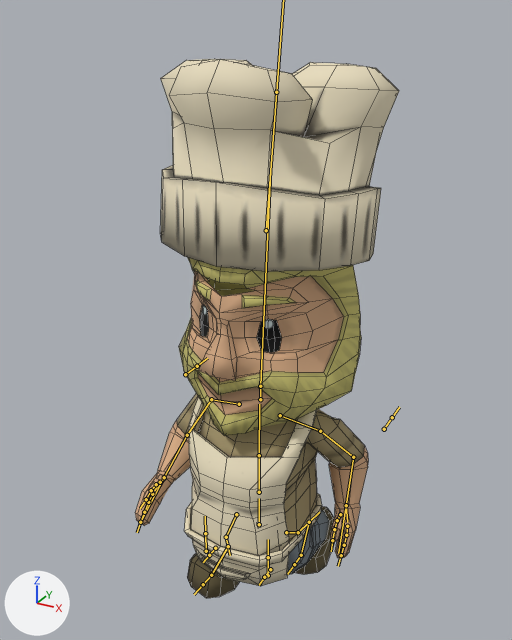
Two versions of the FBX model Assets/Fbx/minichef.fbx, one commit apart.
One viewpoint serves both versions: a 50 mm lens placed at (3.3, -6.08, 6.4), pointed at (-0.05, 0.01, 3.36). The axes (+X, +Y, +Z) are drawn at lower left. The lights are the same throughout. Both versions are drawn at frame 1 of the action 'metarig|PoseLib'; the numbers are the values there. The bones that bend it are drawn over the model as lines. Mesh edges are drawn as thin lines.

The first picture shows 'Emilio', 'Emilio.001', 'Emilio.002'.
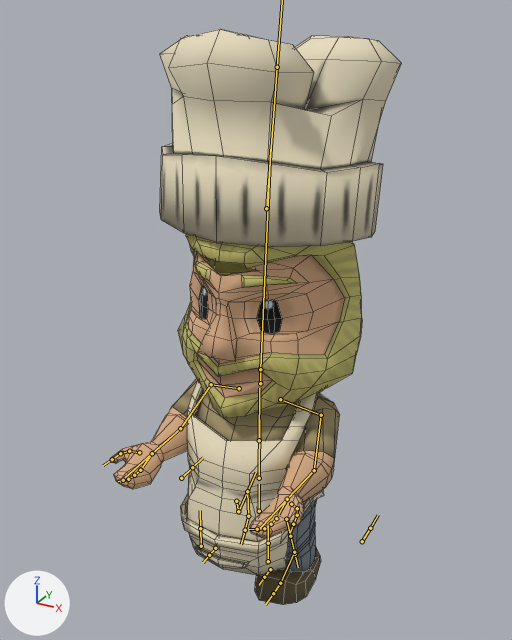
Where the change shows, as pixel boxes (x1, y1, x2, y2) in the pictures (512 x 640 px):
'Emilio', posed (11% wider, 7% taller)
    before: (135, 59, 399, 598)
    after: (110, 29, 402, 605)
'Emilio.001', posed
    before: (189, 397, 318, 586)
    after: (187, 381, 323, 575)
'Emilio.002', no longer drawn (beige)
    before: (185, 493, 322, 567)
'cinturon', now drawn (beige)
    after: (181, 490, 324, 554)
bone 'Pelvis', root to tip
    before: (259, 524) to (259, 498)
    after: (259, 511) to (259, 484)
bone 'Arm2.L', root to tip
    before: (320, 431) to (353, 457)
    after: (321, 415) to (314, 470)
bone 'Arm3.L', root to tip
    before: (353, 457) to (346, 505)
    after: (314, 470) to (287, 499)
bone 'Arm2.R', root to tip
    before: (211, 399) to (187, 435)
    after: (211, 384) to (180, 428)
bone 'Arm3.R', root to tip
    before: (187, 435) to (164, 477)
    after: (180, 428) to (152, 453)
bone 'Delantal.R', root to tip
    before: (206, 551) to (205, 533)
    after: (201, 546) to (200, 528)
bone 'Leg1.L', root to tip
    before: (286, 532) to (298, 532)
    after: (286, 519) to (290, 536)
bone 'Leg2.L', root to tip
    before: (298, 532) to (309, 522)
    after: (290, 536) to (294, 552)
bone 'Leg1.R', root to tip
    before: (236, 514) to (226, 537)
    after: (236, 501) to (238, 511)
bone 'Leg2.R', root to tip
    before: (226, 537) to (228, 546)
    after: (238, 511) to (247, 491)
bone 'IK,pie.L', root to tip
    before: (309, 522) to (309, 521)
    after: (295, 554) to (295, 553)
bone 'Toe.L', root to tip
    before: (309, 522) to (301, 555)
    after: (294, 552) to (280, 583)
bone 'Fingers.L', root to tip
    before: (301, 555) to (294, 564)
    after: (280, 583) to (273, 593)
bone 'IK.mano.L', root to tip
    before: (346, 505) to (346, 504)
    after: (287, 499) to (286, 499)
bone 'BigFinger1.L', root to tip
    before: (347, 526) to (346, 535)
    after: (276, 518) to (271, 524)
bone 'BigFinger3.L', root to tip
    before: (344, 545) to (341, 555)
    after: (264, 528) to (257, 529)
bone 'IK.codo.L', root to tip
    before: (384, 429) to (392, 417)
    after: (362, 541) to (370, 528)
bone 'IK,pie.R', root to tip
    before: (228, 546) to (229, 546)
    after: (247, 491) to (247, 490)
bone 'Toe.R', root to tip
    before: (228, 546) to (211, 575)
    after: (247, 491) to (248, 516)
bone 'Fingers.R', root to tip
    before: (211, 575) to (203, 584)
    after: (248, 516) to (245, 530)
bone 'IK.mano.R', root to tip
    before: (164, 477) to (164, 478)
    after: (152, 453) to (153, 454)
bone 'Hand.R', root to tip
    before: (164, 477) to (154, 490)
    after: (152, 453) to (142, 467)
bone 'BigFinger1.R', root to tip
    before: (152, 494) to (148, 502)
    after: (140, 470) to (134, 475)
bone 'BigFinger3.R', root to tip
    before: (144, 512) to (140, 522)
    after: (128, 479) to (123, 480)
bone 'IK.codo.R', root to tip
    before: (185, 374) to (197, 366)
    after: (181, 478) to (192, 467)

The edits, one by one:
Bone 'Pelvis' (bone_pelvis) moves from (0.0, -0.069, 0.0) to (0.0, 0.055, 0.0).
Bone 'Arm2.L' (bone_arm2_l) turns from (-98, 49, -64) to (-50, -41, -35) degrees about its own x, y and z.
Bone 'Arm3.L' (bone_arm3_l) turns from (21, 7, -38) to (-8, -20, -30) degrees about its own x, y and z.
Bone 'Arm2.R' (bone_arm2_r) turns from (-57, -24, 54) to (-50, 41, 35) degrees about its own x, y and z.
Bone 'Arm3.R' (bone_arm3_r) turns from (18, -5, 31) to (-8, 20, 29) degrees about its own x, y and z.
Bone 'Delantal.R' (bone_delantal_r) moves from (0.0, 0.0, 0.0) to (-0.009, -0.045, 0.049).
Bone 'Leg1.L' (bone_leg1_l) turns from (5, -5, 61) to (0, 1, 18) degrees about its own x, y and z.
Bone 'Leg2.L' (bone_leg2_l) turns from (1, 0, 14) to (-1, 0, -14) degrees about its own x, y and z.
Bone 'Leg1.R' (bone_leg1_r) turns from (-1, -1, 46) to (4, -1, -32) degrees about its own x, y and z.
Bone 'Leg2.R' (bone_leg2_r) turns from (4, 2, -62) to (4, 3, -78) degrees about its own x, y and z.
Bone 'IK,pie.L' (bone_ik_pie_l) moves from (0.0, 0.317, 0.16) to (0.0, 0.072, 0.039).
Bone 'IK,pie.L' (bone_ik_pie_l) turns from (30, 0, 0) to (0, 0, 0) degrees about its own x, y and z.
Bone 'Toe.L' (bone_toe_l) moves from (0.0, 0.0, 0.0) to (0.021, -0.002, -0.001).
Bone 'Toe.L' (bone_toe_l) turns from (-1, 0, 12) to (0, 0, 9) degrees about its own x, y and z.
Bone 'Fingers.L' (bone_fingers_l) turns from (44, 0, 0) to (11, 0, 0) degrees about its own x, y and z.
Bone 'IK.mano.L' (bone_ik_mano_l) moves from (-0.542, 0.075, -0.608) to (-0.655, -0.647, -0.105).
Bone 'IK.mano.L' (bone_ik_mano_l) turns from (-5, 1, -1) to (-66, 70, 1) degrees about its own x, y and z.
Bone 'BigFinger1.L' (bone_bigfinger1_l) turns from (0, 0, 0) to (-10, 1, 2) degrees about its own x, y and z.
Bone 'BigFinger3.L' (bone_bigfinger3_l) turns from (0, 0, 0) to (-15, 1, 3) degrees about its own x, y and z.
Bone 'IK.codo.L' (bone_ik_codo_l) moves from (0.0, 0.0, 0.0) to (-0.037, -0.172, -0.84).
Bone 'IK,pie.R' (bone_ik_pie_r) moves from (0.0, -0.077, 0.013) to (0.0, 0.227, 0.329).
Bone 'IK,pie.R' (bone_ik_pie_r) turns from (0, 0, 0) to (64, 0, 0) degrees about its own x, y and z.
Bone 'Toe.R' (bone_toe_r) turns from (0, 0, -4) to (-1, 0, -14) degrees about its own x, y and z.
Bone 'Fingers.R' (bone_fingers_r) turns from (8, 0, 0) to (21, -1, 0) degrees about its own x, y and z.
Bone 'IK.mano.R' (bone_ik_mano_r) moves from (0.522, -0.363, -0.526) to (0.655, -0.647, -0.108).
Bone 'IK.mano.R' (bone_ik_mano_r) turns from (-83, -35, 77) to (-66, -70, -1) degrees about its own x, y and z.
Bone 'Hand.R' (bone_hand_r) turns from (0, 0, 0) to (-79, 19, -11) degrees about its own x, y and z.
Bone 'BigFinger1.R' (bone_bigfinger1_r) turns from (0, 0, 0) to (-10, -1, -2) degrees about its own x, y and z.
Bone 'BigFinger3.R' (bone_bigfinger3_r) turns from (0, 0, 0) to (-15, -1, -3) degrees about its own x, y and z.
Bone 'IK.codo.R' (bone_ik_codo_r) moves from (0.0, 0.0, 0.0) to (0.037, -0.171, -0.84).
